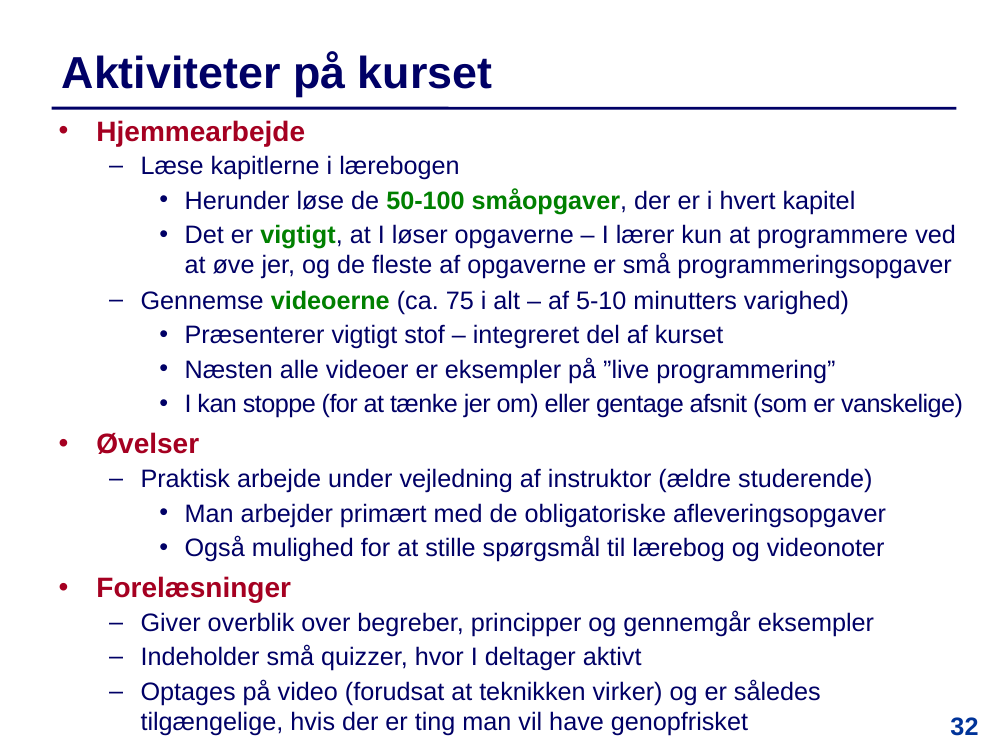
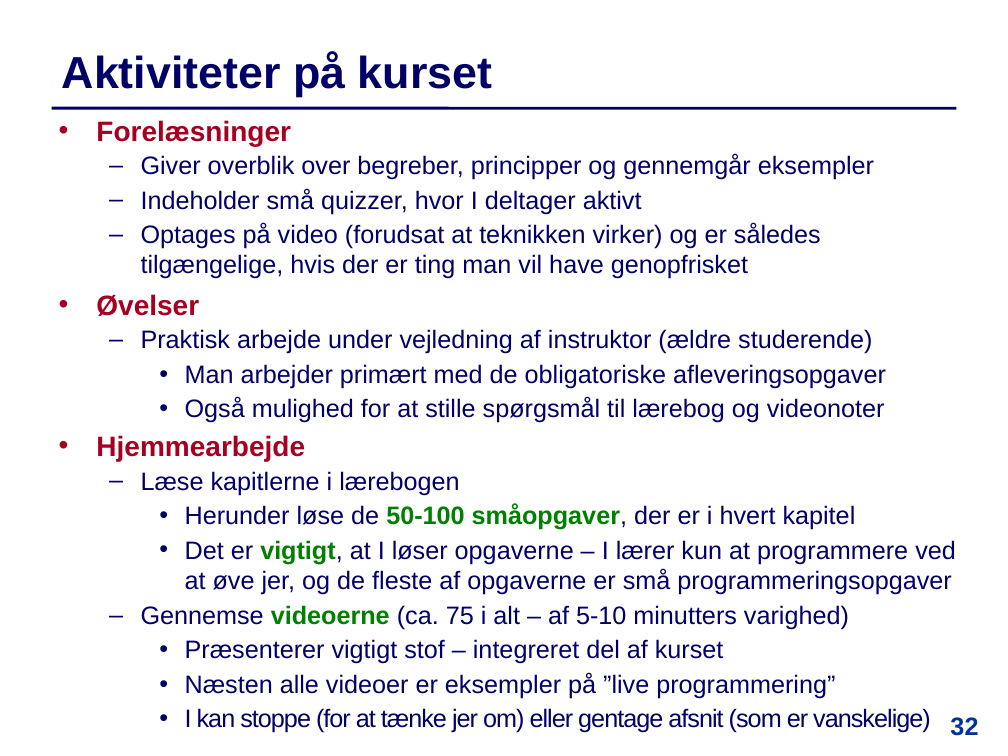
Before and after one commit to IntProgAU/Materiale, a slide deck: slide 32 of web/e22/uge_1a/Slides-Uge1-Mandag.pptx. Drawn at 1008x756 pixels with LibreOffice and Linux fonts; fonts in the diff are those of the drawing. Boxes give left, top, right and bottom in pixels: in the first picture for what was removed or moved away, otherwise in the second. Text is boxed around its words. In the diff, an @@ line names an element or a change of style, - is before the commit and + after.

```diff
--- a/web/e22/uge_1a/Slides-Uge1-Mandag.pptx
+++ b/web/e22/uge_1a/Slides-Uge1-Mandag.pptx
@@ text at (96, 120, 886, 423): paragraphs added @@
+• Forelæsninger
+  – Giver overblik over begreber, principper og gennemgår eksempler
+  – Indeholder små quizzer, hvor I deltager aktivt
+  – Optages på video (forudsat at teknikken virker) og er således tilgængelige, hvis der er ting man vil have genopfrisket
+• Øvelser
+  – Praktisk arbejde under vejledning af instruktor (ældre studerende)
+    • Man arbejder primært med de obligatoriske afleveringsopgaver
+    • Også mulighed for at stille spørgsmål til lærebog og videonoter
@@ text at (96, 432, 886, 736): paragraphs removed @@
-• Øvelser
-  – Praktisk arbejde under vejledning af instruktor (ældre studerende)
-    • Man arbejder primært med de obligatoriske afleveringsopgaver
-    • Også mulighed for at stille spørgsmål til lærebog og videonoter
-• Forelæsninger
-  – Giver overblik over begreber, principper og gennemgår eksempler
-  – Indeholder små quizzer, hvor I deltager aktivt
-  – Optages på video (forudsat at teknikken virker) og er således tilgængelige, hvis der er ting man vil have genopfrisket
@@ text at (185, 708, 931, 733): letter spacing -0.4 to -0.7 pt in "I kan stoppe (for at tænke jer ..." @@
```
Also in this commit, not shown: 13 other slides changed, 3 slides removed, 19 other files.
